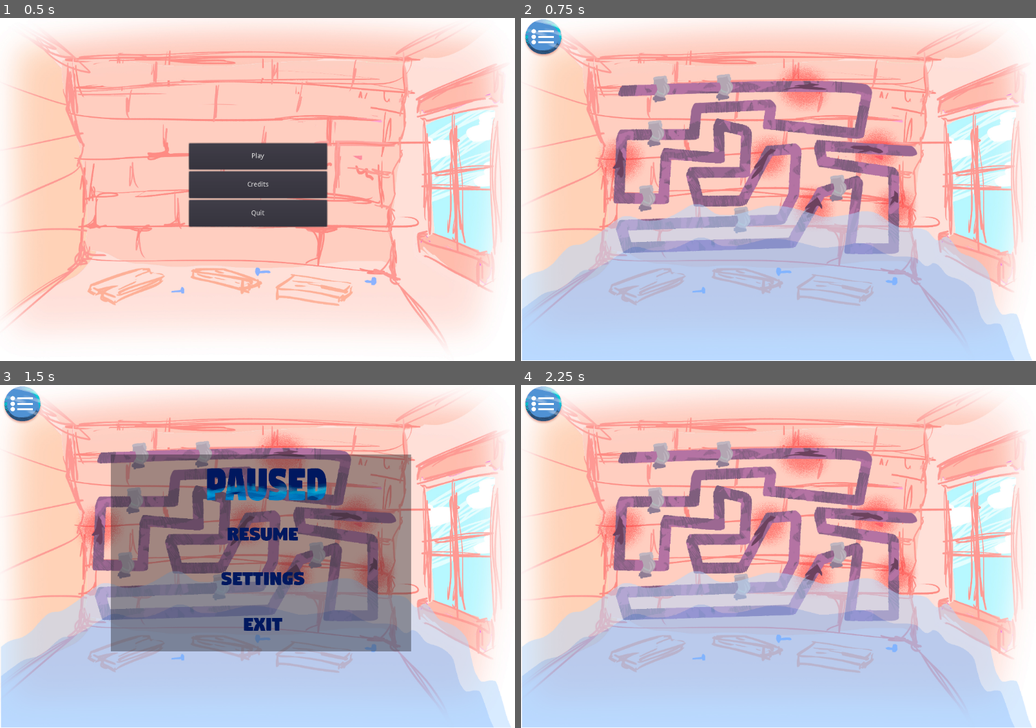
Above: before the commit, frames 1-4 (two rows, left to right).
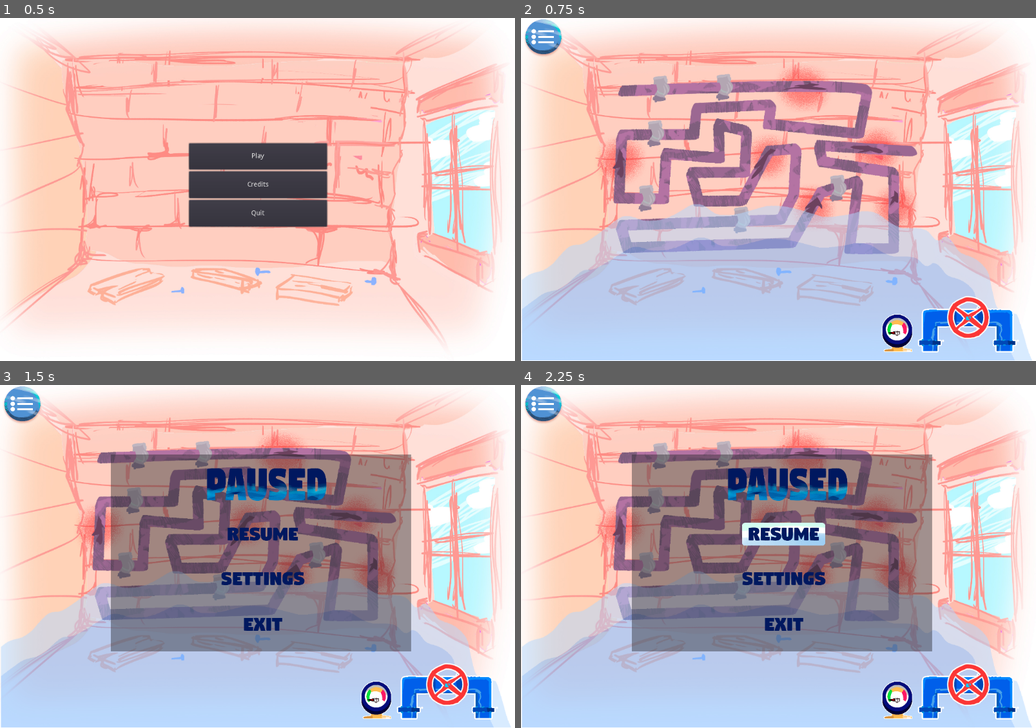
Above: after the commit, the same moments.

Repository: batomow/COMPILER
Game: Godot game, scene res://Main Scenes/MainMenu/MainMenu.tscn
Two runs of this game, one before a commit and one after it. Both use one fixed random seed, a clock stepped at 60 frames per second and the inputs below.
Inputs (mouse positions are in pixels of both pictures, inside the frame that each line leads up to):
- Up to frame 1 (0.5 s): no input
- Up to frame 2 (0.75 s): click "Play" at 0.5 s
- Up to frame 3 (1.5 s): click (20, 405) at 1.25 s
- Up to frame 4 (2.25 s): click (783, 532) at 2 s

Frame 1 is identical in both runs. In frame 2, 2.3% of the frame differs, in the area x 69-97%, y 81-98%; in frame 3, 2.3%; in frame 4, 36%, in the area x 21-97%, y 20-98%.
Error after the commit: Invalid get index 'game_states' (on base: 'Node2D (Game.tscn::1)').

Commit message:
Puts together gauge & valve

Diff:
--- a/Main Scenes/Game/Fuga.tscn
+++ b/Main Scenes/Game/Fuga.tscn
@@ -15,7 +15,7 @@
 [ext_resource path="res://Art/agua larga/agua_larga_13.png" type="Texture" id=13]
 [ext_resource path="res://Art/agua larga/agua_larga_14.png" type="Texture" id=14]
 
-[sub_resource type="GDScript" id=4]
+[sub_resource type="GDScript" id=1]
 script/source = "extends Node2D
 
 class_name Fuga
@@ -25,6 +25,10 @@
 
 var letter:String setget _set_letter
 var state:int setget _set_anim
+
+const FLOODING_RATE_LOW := 0.01
+const FLOODING_RATE_NORMAL := 0.02
+var current_flooding_rate:float
 
 func _ready():
 	anim = get_node(\"Animations\").get_children()
@@ -39,9 +43,16 @@
 	if value == GM.EFUGA.SPAWN:
 		anim[0].visible = true
 		anim[1].visible = false
-	elif value == GM.EFUGA.PATCH || value == GM.EFUGA.HELD:
+		current_flooding_rate = FLOODING_RATE_NORMAL
+	elif value == GM.EFUGA.HELD:
+		current_flooding_rate = FLOODING_RATE_LOW
 		anim[0].visible = false
 		anim[1].visible = true
+	elif value == GM.EFUGA.PATCH:
+		current_flooding_rate = 0
+
+func _on_Timer_timeout():
+	GM.update_flooding(current_flooding_rate)
 "
 
 [sub_resource type="SpriteFrames" id=2]
@@ -61,7 +72,7 @@
 } ]
 
 [node name="Node2D" type="Node2D"]
-script = SubResource( 4 )
+script = SubResource( 1 )
 
 [node name="Animations" type="Node2D" parent="."]
 
@@ -70,14 +81,13 @@
 scale = Vector2( 0.16, 0.16 )
 frames = SubResource( 2 )
 animation = "agua"
-frame = 8
+frame = 7
 playing = true
 centered = false
 
 [node name="Animation2" type="AnimatedSprite" parent="Animations"]
 scale = Vector2( 0.2, 0.21 )
 frames = SubResource( 3 )
-frame = 2
 playing = true
 centered = false
 
@@ -97,3 +107,7 @@
 margin_right = 4.5
 margin_bottom = 7.0
 text = "A"
+
+[node name="Timer" type="Timer" parent="."]
+autostart = true
+[connection signal="timeout" from="Timer" to="." method="_on_Timer_timeout"]
--- a/Main Scenes/Game/Game.tscn
+++ b/Main Scenes/Game/Game.tscn
@@ -1,15 +1,14 @@
-[gd_scene load_steps=6 format=2]
+[gd_scene load_steps=8 format=2]
 
 [ext_resource path="res://Art/BG.jpg" type="Texture" id=1]
 [ext_resource path="res://Art/tuberia.png" type="Texture" id=2]
 [ext_resource path="res://Art/piso_agua.png" type="Texture" id=3]
 [ext_resource path="res://Main Scenes/Game/InGameMenu.tscn" type="PackedScene" id=4]
+[ext_resource path="res://Main Scenes/Game/RiskMeter.tscn" type="PackedScene" id=5]
+[ext_resource path="res://Main Scenes/Game/Valvula.tscn" type="PackedScene" id=6]
 
 [sub_resource type="GDScript" id=1]
 script/source = "extends Node2D
-
-enum game_states { PAUSED, NOT_PAUSED }
-var current_state:int = game_states.NOT_PAUSED
 
 onready var early_timer = $EarlyGame
 onready var mid_timer = $MidGame
@@ -42,17 +41,15 @@
 	if (event.scancode in keys_to_press.keys()):
 		if (!event.echo):
 			input_queue.push_back(event)
-			print(alphabet[event.scancode])
+#			print(alphabet[event.scancode])
 
 func _process(delta):
-	if current_state == game_states.PAUSED:
+	if GM.current_state == GM.game_states.PAUSED:
 		return
 	if !input_queue.empty(): #process key press or release
 		var event:InputEventKey = input_queue.front()
 		if (event.pressed):
-			keys_to_press[event.scancode].state = GM.EFUGA.HELD
-		else:
-			keys_to_press[event.scancode].state = GM.EFUGA.SPAWN
+			keys_to_press[event.scancode].state = ((keys_to_press[event.scancode].state + 1) % 2)
 		input_queue.pop_front()
 
 func _ready():
@@ -60,7 +57,7 @@
 	letter_stack.shuffle()
 	position_stack.shuffle()
 	early_timer.start()
-	leak_timer.wait_time = (3 - GM.DIFFICULTY) #DIFICULTY (0, 1, 2) EASY, NORMAL, HARD
+	leak_timer.wait_time = ( 5 - GM.DIFFICULTY/3) #DIFICULTY (0, 1, 2) EASY, NORMAL, HARD
 
 func _on_EarlyGame_timeout():
 	mid_timer.start()
@@ -74,9 +71,9 @@
 	pass # Replace with function body.
 
 func _on_Leak_timeout():
-	if current_state == game_states.PAUSED:
+	if GM.current_state == GM.game_states.PAUSED:
 		return
-	if letter_stack.empty() or position_stack.empty() or fugas_counter > 4:
+	if letter_stack.empty() or position_stack.empty():
 		return
 	var new_fuga = base_fuga.instance()
 	fuga_container.add_child(new_fuga)
@@ -105,6 +102,7 @@
 margin_right = 1920.0
 margin_bottom = 1080.0
 rect_scale = Vector2( 0.563, 0.667 )
+mouse_filter = 2
 texture = ExtResource( 1 )
 
 [node name="Background2" type="TextureRect" parent="."]
@@ -125,6 +123,7 @@
 margin_right = 1985.58
 margin_bottom = 1078.71
 rect_scale = Vector2( 0.563, 0.667 )
+mouse_filter = 2
 texture = ExtResource( 3 )
 
 [node name="EarlyGame" type="Timer" parent="."]
@@ -144,6 +143,16 @@
 [node name="FugaContainer" type="Node2D" parent="."]
 
 [node name="InGameMenu" parent="." instance=ExtResource( 4 )]
+
+[node name="RiskMeter" parent="." instance=ExtResource( 5 )]
+margin_left = 755.06
+margin_top = 621.236
+margin_right = 755.06
+margin_bottom = 621.236
+rect_scale = Vector2( 0.25, 0.25 )
+
+[node name="Valvula" parent="." instance=ExtResource( 6 )]
+position = Vector2( 937.08, 628.769 )
 [connection signal="timeout" from="EarlyGame" to="." method="_on_EarlyGame_timeout"]
 [connection signal="timeout" from="MidGame" to="." method="_on_MidGame_timeout"]
 [connection signal="timeout" from="LateGame" to="." method="_on_LateGame_timeout"]
--- /dev/null
+++ b/Main Scenes/Game/RiskMeter.tscn
@@ -0,0 +1,34 @@
+[gd_scene load_steps=4 format=2]
+
+[ext_resource path="res://Art/señal.png" type="Texture" id=1]
+[ext_resource path="res://Art/señal_apuntador.png" type="Texture" id=2]
+
+[sub_resource type="GDScript" id=1]
+script/source = "extends Control
+
+const LOWERBOUND = -90
+const UPPERBOUND = 90
+var risk_level:float = -90
+
+onready var pluma = $Pluma
+
+func _process(delta):
+	pluma.rect_rotation = risk_level + 180*GM.flood_level
+"
+
+[node name="RiskMeter" type="Control"]
+anchor_right = 1.0
+anchor_bottom = 1.0
+script = SubResource( 1 )
+
+[node name="Medidor" type="TextureRect" parent="."]
+margin_right = 263.0
+margin_bottom = 322.0
+texture = ExtResource( 1 )
+
+[node name="Pluma" type="TextureRect" parent="."]
+margin_top = -10.0
+margin_right = 263.0
+margin_bottom = 312.0
+rect_pivot_offset = Vector2( 132, 172 )
+texture = ExtResource( 2 )
--- a/Main Scenes/Game/Valvula.tscn
+++ b/Main Scenes/Game/Valvula.tscn
@@ -1,40 +1,8 @@
 [gd_scene load_steps=6 format=2]
 
-[ext_resource path="res://Art/valvula.png" type="Texture" id=1]
-[ext_resource path="res://Art/rosca valvula.png" type="Texture" id=2]
-
-[sub_resource type="GDScript" id=1]
-script/source = "extends Node2D
-
-var dragging:bool = false
-onready var rosca = $Rosca/Sprite2D
-enum difficulty { easy = 3, normal = 6, hard = 12}
-export (difficulty) var current_difficulty
-
-var emptying_velocity:float = 0
-
-func _on_Rosca_input_event(viewport, event, shape_idx):
-	if event is InputEventMouseButton:
-		dragging = true
-
-func _input(event):
-	if dragging:
-		if event is InputEventMouseMotion:
-			var motion = event.relative
-			var new_pos = get_global_mouse_position()
-			var previous_pos = new_pos - motion
-			var center = rosca.global_position
-			var angle = (previous_pos - center).angle_to(new_pos - center)
-			if rosca.rotation_degrees <= 360 * current_difficulty:
-				rosca.rotate(angle)
-
-func _process(delta):
-	if Input.is_action_just_released(\"left_mouse_button\"):
-		dragging = false
-	if not dragging and rosca.rotation_degrees > 0:
-		rosca.rotate(-1 * current_difficulty * delta)
-	emptying_velocity = rosca.rotation_degrees / (360 * current_difficulty)
-	print(emptying_velocity)"
+[ext_resource path="res://Scripts/Valvula.tres.gd" type="Script" id=1]
+[ext_resource path="res://Art/valvula.png" type="Texture" id=2]
+[ext_resource path="res://Art/rosca valvula.png" type="Texture" id=3]
 
 [sub_resource type="RectangleShape2D" id=2]
 extents = Vector2( 169.08, 14.5655 )
@@ -44,16 +12,17 @@
 
 [node name="Valvula" type="Node2D"]
 position = Vector2( 351.073, 168.768 )
-script = SubResource( 1 )
-current_difficulty = 6
+script = ExtResource( 1 )
 
 [node name="Tubo" type="StaticBody2D" parent="."]
 
 [node name="Sprite2D" type="Sprite" parent="Tubo"]
-position = Vector2( 0, 46.7141 )
-texture = ExtResource( 1 )
+position = Vector2( 0, 24.0668 )
+scale = Vector2( 0.5, 0.5 )
+texture = ExtResource( 2 )
 
 [node name="CollisionShape2D" type="CollisionShape2D" parent="Tubo"]
+scale = Vector2( 0.5, 0.5 )
 shape = SubResource( 2 )
 
 [node name="PinJoint2D" type="PinJoint2D" parent="."]
@@ -65,8 +34,14 @@
 gravity_scale = 0.0
 
 [node name="Sprite2D" type="Sprite" parent="Rosca"]
-texture = ExtResource( 2 )
+scale = Vector2( 0.5, 0.5 )
+texture = ExtResource( 3 )
 
 [node name="CollisionShape2D" type="CollisionShape2D" parent="Rosca"]
+scale = Vector2( 0.5, 0.5 )
 shape = SubResource( 3 )
+
+[node name="Timer" type="Timer" parent="."]
+autostart = true
 [connection signal="input_event" from="Rosca" to="." method="_on_Rosca_input_event"]
+[connection signal="timeout" from="Timer" to="." method="_on_Timer_timeout"]
--- a/Main Scenes/Global/GameManager.tscn
+++ b/Main Scenes/Global/GameManager.tscn
@@ -5,11 +5,20 @@
 
 class_name GameManager
 
-# warning-ignore:unused_class_variable
-export (int, \"Easy\", \"Normal\", \"Hard\") var DIFFICULTY
-enum EFUGA {SPAWN, HELD, PATCH}
+enum difficulty { easy = 3, normal = 6, hard = 9}
+export (difficulty) var DIFFICULTY
+enum EFUGA {SPAWN = 0, HELD = 1, PATCH = 2}
+
+enum game_states { PAUSED, NOT_PAUSED }
+var current_state:int = game_states.NOT_PAUSED
+
+var flood_level:float = 0
+
+func update_flooding(value:float):
+	flood_level = clamp(flood_level + value, 0, 1)
 
 "
 
 [node name="GameManager" type="Node"]
 script = SubResource( 1 )
+DIFFICULTY = 6
--- /dev/null
+++ b/Scripts/Valvula.tres.gd
@@ -0,0 +1,33 @@
+extends Node2D
+
+class_name Valvula
+
+var dragging:bool = false
+onready var rosca = $Rosca/Sprite2D
+const EMPTYING_AMOUNT = 0.24
+var emptying_velocity:float = 0
+
+func _on_Rosca_input_event(viewport, event, shape_idx):
+	if event is InputEventMouseButton:
+		dragging = true
+
+func _input(event):
+	if dragging:
+		if event is InputEventMouseMotion:
+			var motion = event.relative
+			var new_pos = get_global_mouse_position()
+			var previous_pos = new_pos - motion
+			var center = rosca.global_position
+			var angle = (previous_pos - center).angle_to(new_pos - center)
+			if rosca.rotation_degrees <= 360 * GM.DIFFICULTY:
+				rosca.rotate(angle)
+
+func _process(delta):
+	if Input.is_action_just_released("left_mouse_button"):
+		dragging = false
+	if not dragging and rosca.rotation_degrees > 0:
+		rosca.rotate(-1 * GM.DIFFICULTY * delta)
+	emptying_velocity = rosca.rotation_degrees / (360 * GM.DIFFICULTY)
+
+func _on_Timer_timeout():
+	GM.update_flooding( -emptying_velocity * EMPTYING_AMOUNT)
--- a/project.godot
+++ b/project.godot
@@ -8,9 +8,14 @@
 
 config_version=4
 
-_global_script_classes=[  ]
+_global_script_classes=[ {
+"base": "Node2D",
+"class": "Valvula",
+"language": "GDScript",
+"path": "res://Scripts/Valvula.tres.gd"
+} ]
 _global_script_class_icons={
-
+"Valvula": ""
 }
 
 [application]
